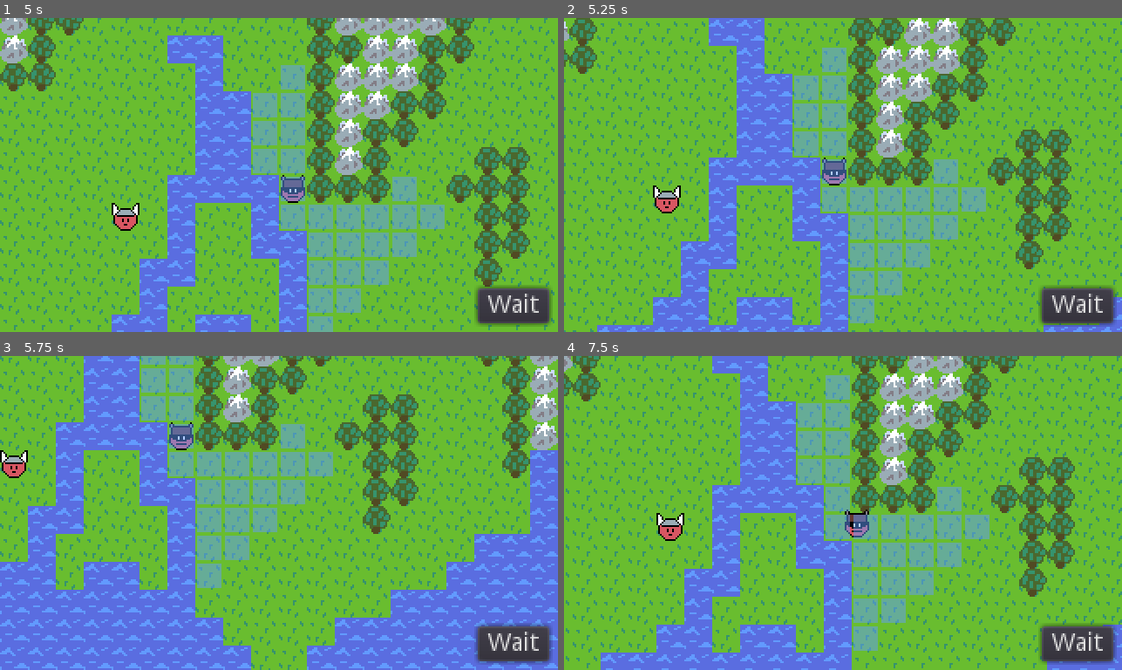
Above: before the commit, frames 1-4 (two rows, left to right).
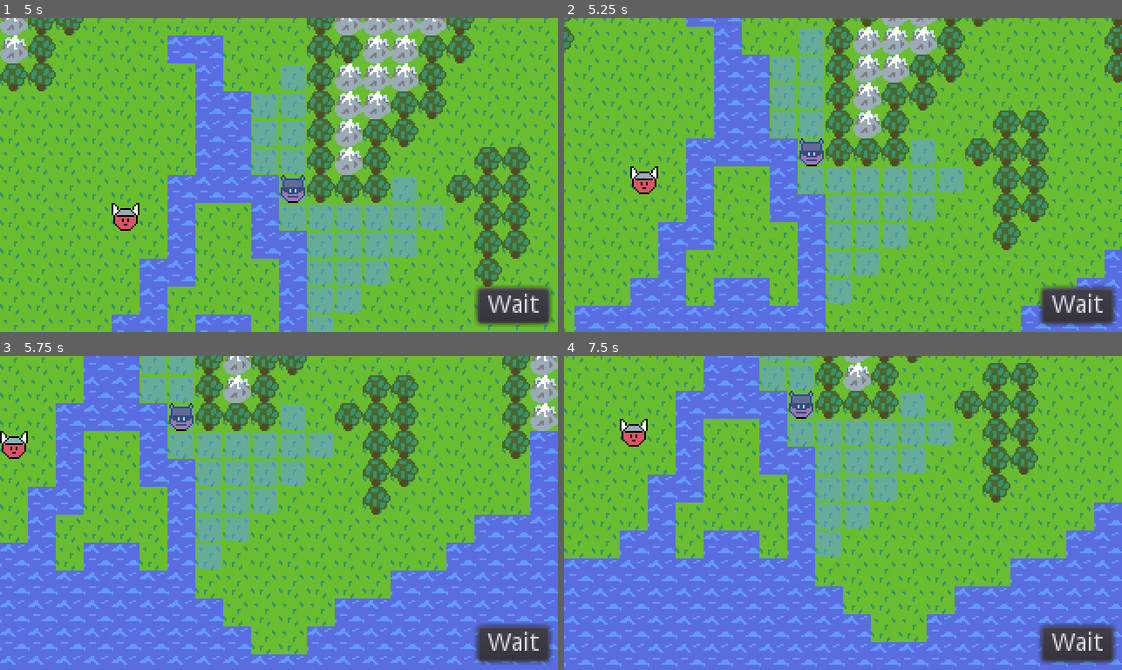
Above: after the commit, the same moments.

Repository: AaronWizard/LegendsOfMajesticSteel
Game: Godot game, scene res://src/game/Game.tscn
Two runs of this game, one before a commit and one after it. Both use one fixed random seed, a clock stepped at 60 frames per second and the inputs below.
Inputs (mouse positions are in pixels of both pictures, inside the frame that each line leads up to):
- Up to frame 1 (5 s): click "Wait" at 0.5 s; click "Wait" at 1.25 s; click "Wait" at 2 s; move the mouse to (401, 159) at 2.77 s; press the mouse at (401, 159) at 2.78 s; release the mouse at (401, 159) at 3.5 s; drag from (167, 190) to (251, 237) at 3.52 s; move the mouse to (334, 105) at 4.27 s; press the mouse at (334, 105) at 4.28 s
- Up to frame 2 (5.25 s): release the mouse at (898, 105) at 5 s; tap Enter at 5 s; drag from (815, 237) to (675, 127) at 5.02 s
- Up to frame 3 (5.75 s): no input
- Up to frame 4 (7.5 s): tap Space at 5.75, 7.25 s; move the mouse to (1010, 560) at 5.77 s; press the mouse at (1010, 560) at 5.78 s; release the mouse at (1010, 560) at 6.5 s; tap Enter at 6.5 s; drag from (675, 465) to (759, 434) at 6.52 s; move the mouse to (870, 513) at 7.27 s; press the mouse at (870, 513) at 7.28 s

Frame 1 is identical in both runs. In frame 2, 50% of the frame differs, in the area x 0-100%, y 0-100%; in frame 3, 40%; in frame 4, 63%.

Commit message:
Dragging vs clicking based on mouse speed instead of mouse-down time

Diff:
--- a/src/game/BattleGUI.gd
+++ b/src/game/BattleGUI.gd
@@ -2,26 +2,31 @@
 extends CanvasLayer
 
 signal mouse_dragged(relative)
+signal mouse_clicked(position)
 signal wait_pressed
+
+const MIN_DRAG_SPEED_SQUARED = 8^2
 
 var buttons_visible := false setget set_buttons_visible
 
-var _can_drag := false
+var _mouse_down := false
+var _dragging := false
 
-onready var _drag_timer: Timer = $DragTimer
 onready var _all_buttons: Node = $Buttons
 
 
 func _unhandled_input(event: InputEvent) -> void:
 	if event is InputEventMouseButton:
 		if event.button_index == BUTTON_LEFT:
-			if event.pressed:
-				_drag_timer.start()
-			else:
-				_drag_timer.stop()
-				_can_drag = false
-	elif event is InputEventMouseMotion and _can_drag:
-		emit_signal("mouse_dragged", event.relative)
+			if not event.pressed and _mouse_down and not _dragging:
+				print("clicked")
+				emit_signal("mouse_clicked", event.position)
+			_mouse_down = event.pressed
+	elif event is InputEventMouseMotion:
+		_dragging = _mouse_down \
+				and (event.speed.length_squared() >= MIN_DRAG_SPEED_SQUARED)
+		if _dragging:
+			emit_signal("mouse_dragged", event.relative)
 
 
 func set_buttons_visible(value: bool) -> void:
@@ -30,9 +35,5 @@
 		button.visible = value
 
 
-func _on_DragTimer_timeout() -> void:
-	_can_drag = true
-
-
 func _on_Wait_pressed() -> void:
 	emit_signal("wait_pressed")
--- a/src/game/BattleGUI.tscn
+++ b/src/game/BattleGUI.tscn
@@ -4,10 +4,6 @@
 
 [node name="BattleGUI" type="CanvasLayer"]
 script = ExtResource( 1 )
-
-[node name="DragTimer" type="Timer" parent="."]
-wait_time = 0.1
-one_shot = true
 
 [node name="Buttons" type="Node" parent="."]
 
@@ -24,5 +20,4 @@
 __meta__ = {
 "_edit_use_anchors_": false
 }
-[connection signal="timeout" from="DragTimer" to="." method="_on_DragTimer_timeout"]
 [connection signal="pressed" from="Buttons/Wait" to="." method="_on_Wait_pressed"]
